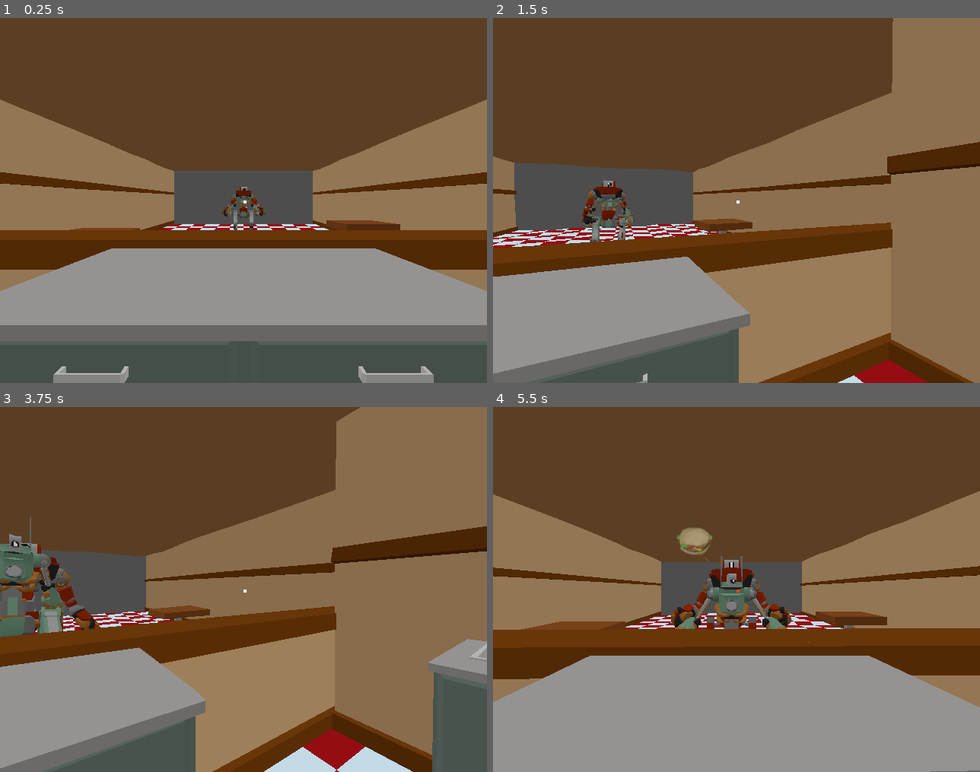
Above: before the commit, frames 1-4 (two rows, left to right).
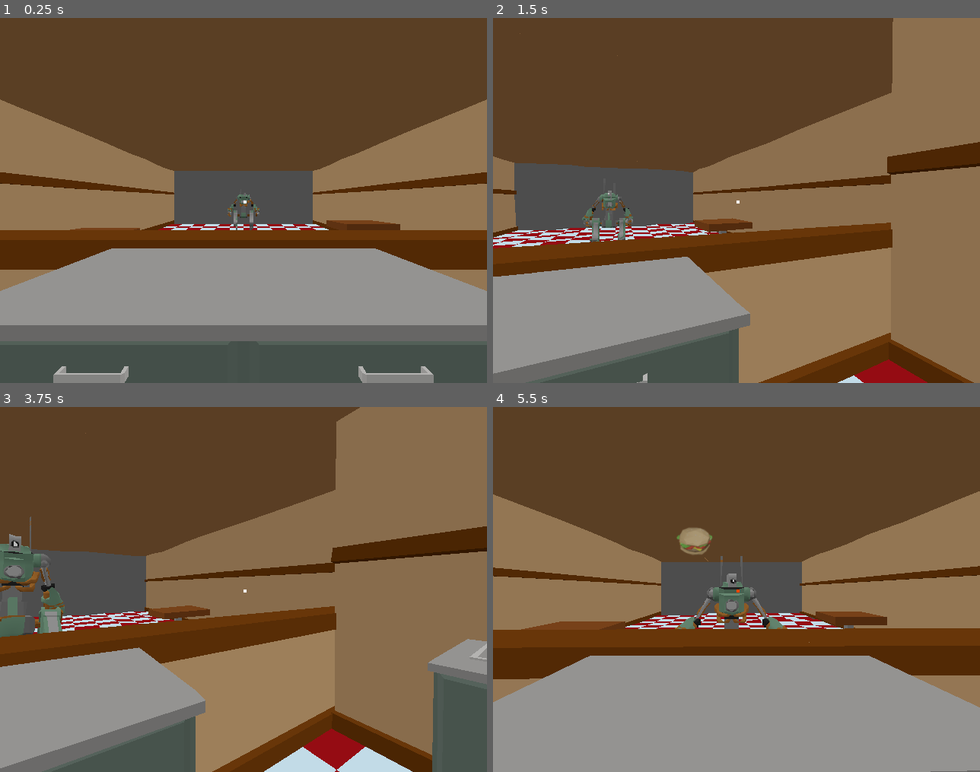
Above: after the commit, the same moments.

Repository: connor-lennox/DemoDisk
Game: Godot game, scene res://scenes/level/level_scene.tscn
Two runs of this game, one before a commit and one after it. Both use one fixed random seed, a clock stepped at 60 frames per second and the inputs below. This scene is started directly instead of the project's main scene.
Inputs (mouse positions are in pixels of both pictures, inside the frame that each line leads up to):
- Up to frame 1 (0.25 s): no input
- Up to frame 2 (1.5 s): tap Enter (ui_accept) at 0.5, 0.77, 1.25 s; move the mouse to (760, 200) at 0.52 s; hold Right (ui_right) 0.53-1.28 s; click (760, 200) at 0.6 s; move the mouse to (712, 200) at 1.27 s; hold Left (ui_left) from 1.28 s (still down); click (712, 200) at 1.35 s
- Up to frame 3 (3.75 s): tap Enter (ui_accept) at 1.52, 2.75, 3.02, 3.5 s; move the mouse to (253, 582) at 2.02 s; release Left (ui_left) at 2.03 s; hold Right (ui_right) 2.03-3.53 s; click (253, 582) at 2.1 s; move the mouse to (238, 596) at 2.77 s; click (238, 596) at 2.85 s; move the mouse to (282, 593) at 3.52 s; hold Left (ui_left) from 3.53 s (still down); click (282, 593) at 3.6 s
- Up to frame 4 (5.5 s): keep holding Left (ui_left); tap Enter (ui_accept) at 3.77, 4.52 s; move the mouse to (697, 585) at 4.27 s; click (697, 585) at 4.35 s; move the mouse to (741, 589) at 5.02 s; click (741, 589) at 5.1 s

The runs differ from the first frame. In frame 1, 0.2% of the frame differs, in the area x 45-55%, y 46-59%; in frame 2, 0.5%; in frame 3, 0.7%; in frame 4, 1.1%, in the area x 36-62%, y 41-61%.

Commit message:
customers spawn regularly

Diff:
--- a/scenes/level/level_scene.gd
+++ b/scenes/level/level_scene.gd
@@ -3,20 +3,24 @@
 const PLATE_RETURN_TIME = 10
 
 @onready var customer_manager: CustomerManager = $CustomerManager
+@onready var customer_spawn_timer = $CustomerSpawnTimer
 
 @onready var sink = $Restaurant/Stations/SinkStation/Sink
 
 # Called when the node enters the scene tree for the first time.
 func _ready():
 	Bgm.play_game_music()
-	customer_manager.spawn_customer()
-	customer_manager.spawn_customer()
+	_spawn_customer()
 
+func _spawn_customer():
+	if len(customer_manager.customers) <= 6:
+		customer_manager.spawn_customer()
+	customer_spawn_timer.wait_time = randf_range(15, 20)
+	customer_spawn_timer.start()
 
 func _order_completed():
 	_wait_and_return_plate()
 
-
 func _wait_and_return_plate():
 	await get_tree().create_timer(PLATE_RETURN_TIME).timeout
 	sink.generate_dirty_plate()
--- a/scenes/level/level_scene.tscn
+++ b/scenes/level/level_scene.tscn
@@ -22,4 +22,7 @@
 transform = Transform3D(1, 0, 0, 0, 1, 0, 0, 0, 1, 0, 0, -0.8)
 script = ExtResource("4_2v1mk")
 
+[node name="CustomerSpawnTimer" type="Timer" parent="."]
+
 [connection signal="customer_satisfied" from="CustomerManager" to="." method="_order_completed"]
+[connection signal="timeout" from="CustomerSpawnTimer" to="." method="_spawn_customer"]
